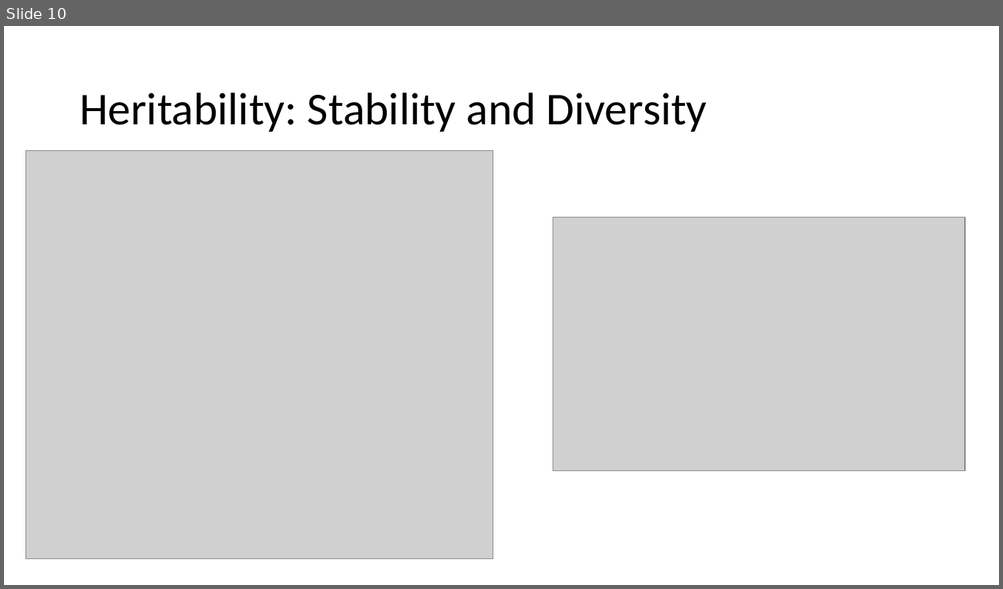
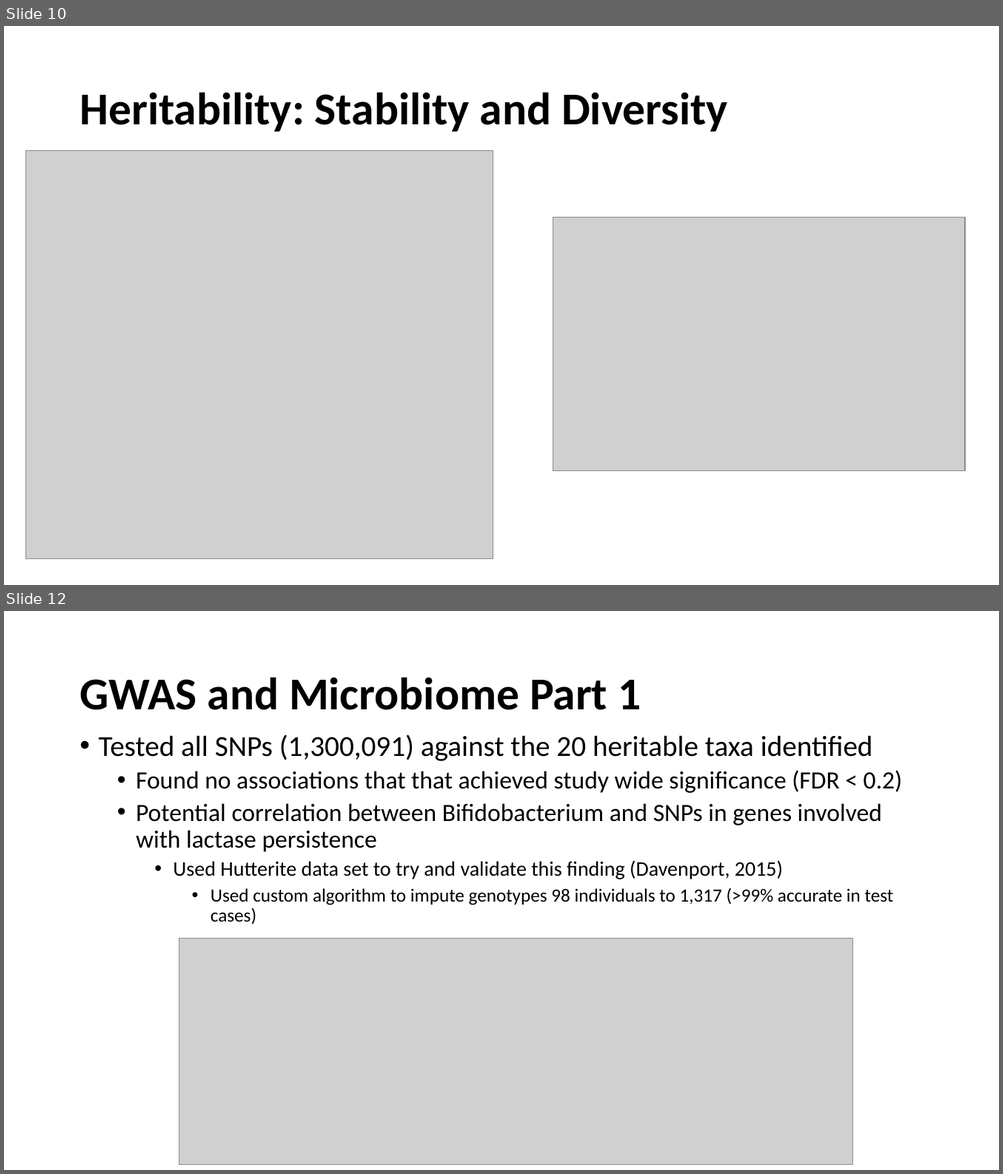
Before and after one commit to marcsze/SchlossLabPresentations, a slide deck: 2016_07_14/genetic_determinants_journal_club.pptx. Shown one above the other, each under a label of ours: slide 10 before the commit, slides 10 and 12 after it; the slides between them are not shown. The pictures are 1003x589 and 1003x1174 pixels, drawn with LibreOffice and Linux fonts; fonts in the diff are those of the drawing; grey boxes stand for pictures. Boxes give left, top, right and bottom in pixels: in the first picture for what was removed or moved away, otherwise in the second. Text is boxed around its words. In the diff, an @@ line names an element or a change of style, - is before the commit and + after.

```diff
--- a/2016_07_14/genetic_determinants_journal_club.pptx
+++ b/2016_07_14/genetic_determinants_journal_club.pptx
@@ slide 12 added at [4,611,999,1170], background #FFFFFF @@
@@ title added at [79,677,640,710], 44 pt, text #000000, bold @@
+GWAS and Microbiome Part 1
@@ text added at [99,735,902,925], 24 pt, text #000000 @@
+• Tested all SNPs (1,300,091) against the 20 heritable taxa identified
+  • Found no associations that that achieved study wide significance (FDR < 0.2)
+  • Potential correlation between Bifidobacterium and SNPs in genes involved with lactase persistence
+    • Used Hutterite data set to try and validate this finding (Davenport, 2015)
+      • Used custom algorithm to impute genotypes 98 individuals to 1,317 (>99% accurate in test cases)
@@ picture added at [179,939,853,1165] @@
@@ slide 10 changed as well @@
@@ title "Heritability: Stability and Diversity" at [79,92,728,132]: bold on @@
```
Also in this commit, not shown: 9 other slides changed, 1 other slide added, 1 slide removed, 1 other file.
